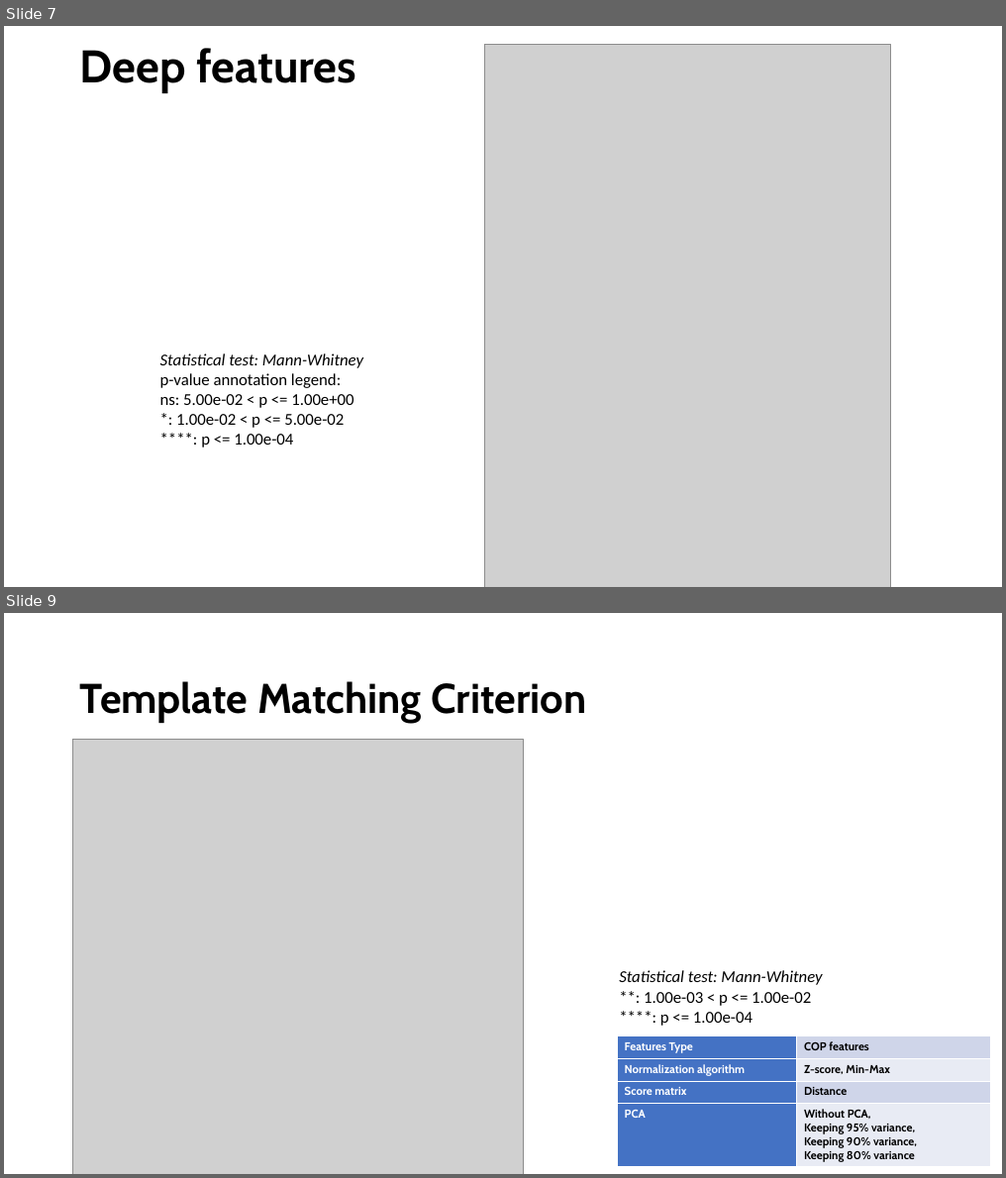
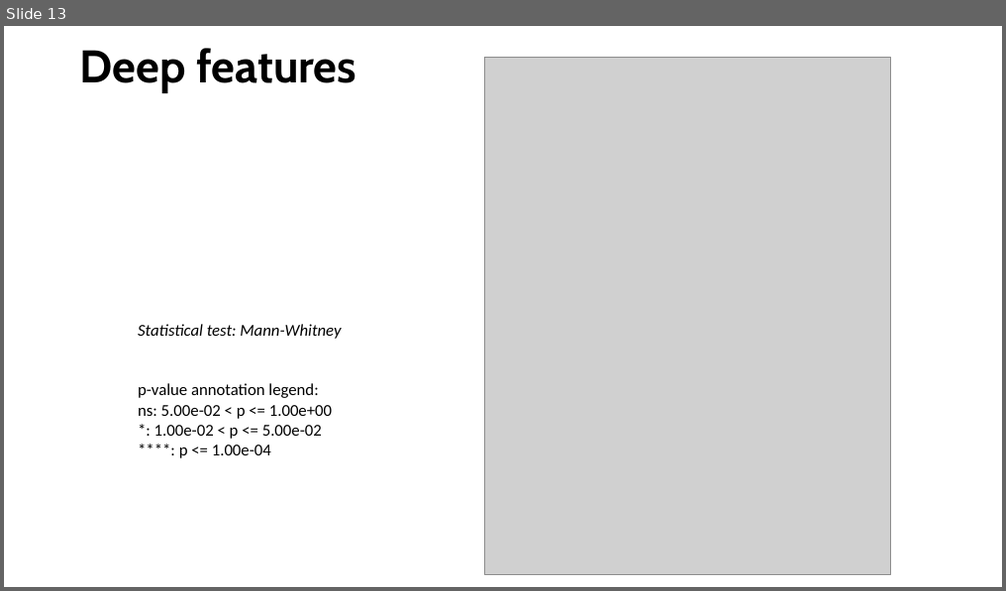
Before and after one commit to SKazemii/Worksheet, a slide deck: Manuscripts/Presentation - Deepfeatures.pptx. Shown one above the other, each under a label of ours: slides 7 and 9 before the commit, slide 13 after it; the slides between them are not shown. The pictures are 1006x1178 and 1006x591 pixels, drawn with LibreOffice and Linux fonts; fonts in the diff are those of the drawing; grey boxes stand for pictures. Boxes give left, top, right and bottom in pixels: in the first picture for what was removed or moved away, otherwise in the second. Text is boxed around its words. In the diff, an @@ line names an element or a change of style, - is before the commit and + after.

```diff
--- a/Manuscripts/Presentation - Deepfeatures.pptx
+++ b/Manuscripts/Presentation - Deepfeatures.pptx
@@ slide 9 removed at bbox=[4, 613, 1002, 1174], background #FFFFFF @@
@@ title removed at bbox=[80, 681, 586, 723] @@
-Template Matching Criterion
@@ picture removed at bbox=[73, 740, 524, 1174] @@
@@ text removed at bbox=[619, 970, 822, 1026] @@
-Statistical test: Mann-Whitney
-**: 1.00e-03 < p <= 1.00e-02
-****: p <= 1.00e-04
@@ table removed at bbox=[617, 1037, 991, 1166], 4 rows, 2 columns @@
-Features Type | COP features
-Normalization algorithm | Z-score, Min-Max
-Score matrix | Distance
-PCA | Without PCA, / Keeping 95% variance, / Keeping 90% variance, / Keeping 80% variance
@@ what was slide 7 is now slide 13 @@
@@ slide 13 changed as well @@
@@ picture: place and size @@
-picture at bbox=[484, 45, 890, 587]
+picture at bbox=[484, 58, 890, 574]
@@ text "Statistical test: Mann-Whitney" rewrapped from bbox=[160, 354, 363, 448] to bbox=[138, 324, 341, 459] @@
```
Also in this commit, not shown: 7 other slides changed, 6 slides added, 2 other slides removed, 21 other files.
